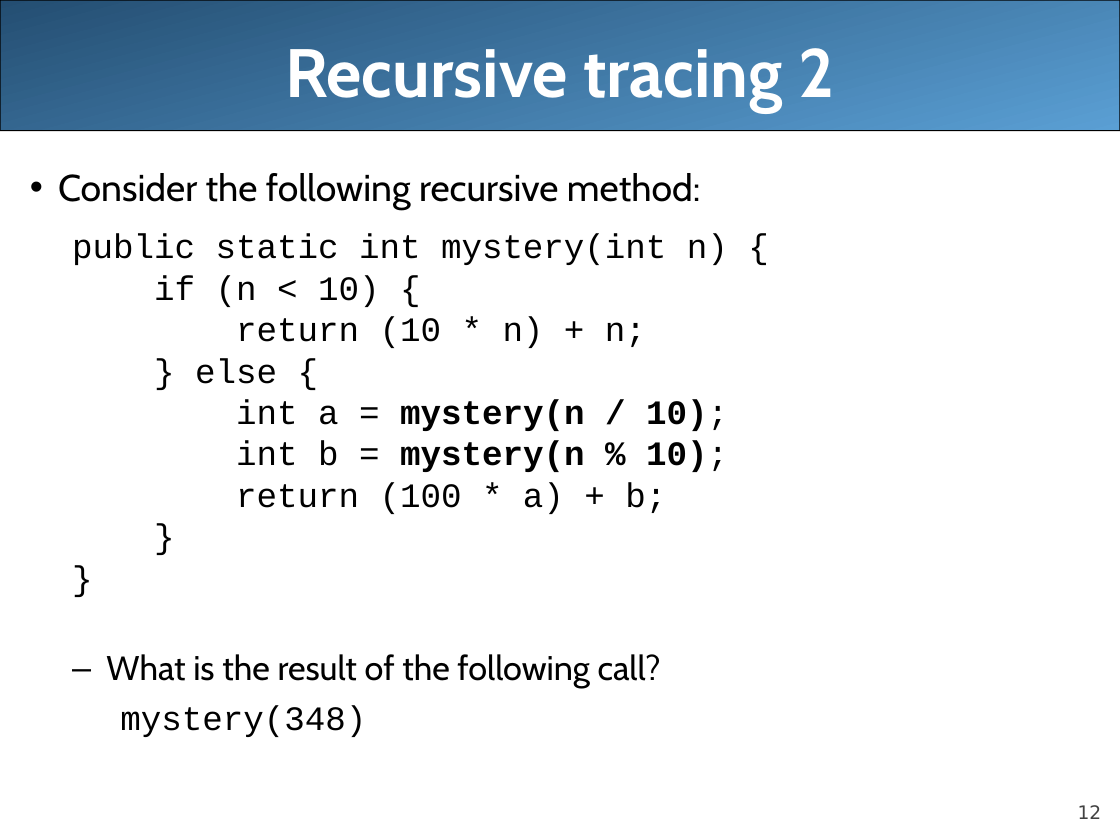
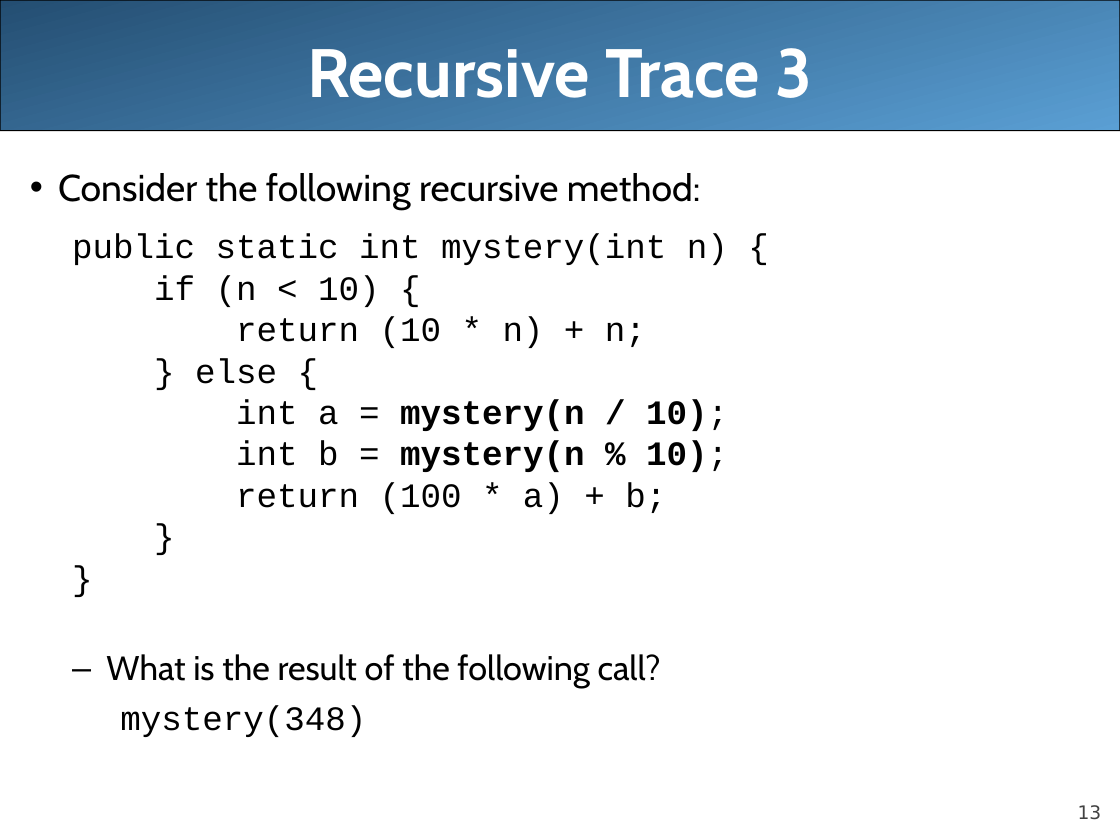
Before and after one commit to LongBaoNguyen/longbaonguyen.github.io, a slide deck: slide 13 of courses/apcsa/lecture23.ppt (slide 12 before the commit). Drawn at 1120x840 pixels with LibreOffice and Linux fonts; fonts in the diff are those of the drawing. Boxes give left, top, right and bottom in pixels: in the first picture for what was removed or moved away, otherwise in the second. Text is boxed around its words. In the diff, an @@ line names an element or a change of style, - is before the commit and + after.

```diff
--- a/courses/apcsa/lecture23.ppt
+++ b/courses/apcsa/lecture23.ppt
@@ title at <box>307,48,813,98</box>: text changed @@
-Recursive tracing 2
+Recursive Trace 3
@@ page number at <box>1078,805,1102,820</box>: text changed @@
-12
+13
```
Also in this commit, not shown: 4 other slides changed, 3 slides added, 3 slides removed, 2 other files.
